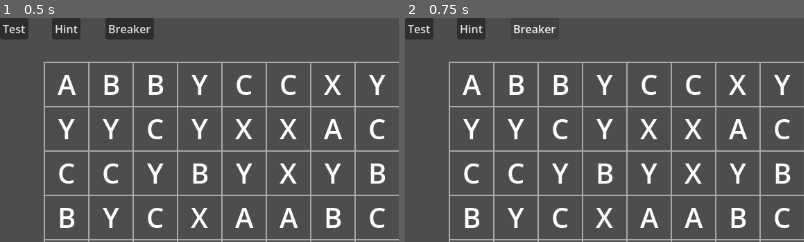
Above: before the commit, frames 1-2 (left to right).
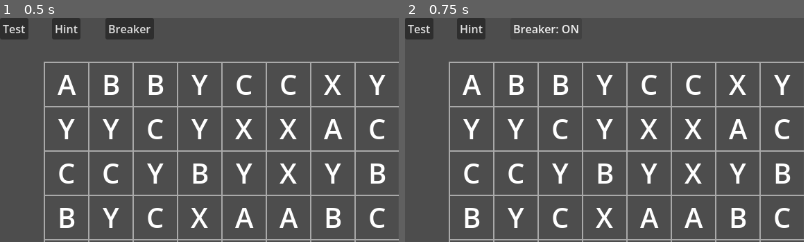
Above: after the commit, the same moments.

Repository: fehudma/godot_projects
Game: Godot game, scene res://Scenes/game.tscn
Two runs of this game, one before a commit and one after it. Both use one fixed random seed, a clock stepped at 60 frames per second and the inputs below.
Inputs:
- Up to frame 1 (0.5 s): no input
- Up to frame 2 (0.75 s): click "Breaker" at 0.5 s
The pictures show only the part of the screen within x 0-50%, y 0-50%; the shares and areas given below are measured in that part.

Frame 1 is identical in both runs. In frame 2, less than 0.1% of the frame differs, in the area x 37-44%, y 3-7%.

Commit message:
Reset the button text after using the breaker

Diff:
--- a/Scenes/board.gd
+++ b/Scenes/board.gd
@@ -4,6 +4,7 @@
 const COLUMNS: int = 8
 const ROWS: int = 8
 const CELL_SIZE:int = 64
+
 
 #
 const PIECE_SCENE: PackedScene = preload("res://scenes/piece.tscn")
@@ -19,6 +20,10 @@
 ]
 
 
+#==========================onreadies
+@onready var breaker_button: Button = $"../BreakerButton"
+
+
 #==========================VARS
 var grid: Array[Array] = []
 
@@ -530,6 +535,7 @@
 						reshuffle_board()
 
 					breaker_active = false
+					breaker_button.text = "Breaker"
 					input_locked = false
 					return
 
@@ -646,6 +652,11 @@
 
 	breaker_active = not breaker_active
 
+	if breaker_active:
+		breaker_button.text = "Breaker: ON"
+	else:
+		breaker_button.text = "Breaker"
+
 
 func _on_test_button_pressed() -> void:
 	#collapse_column(0)
